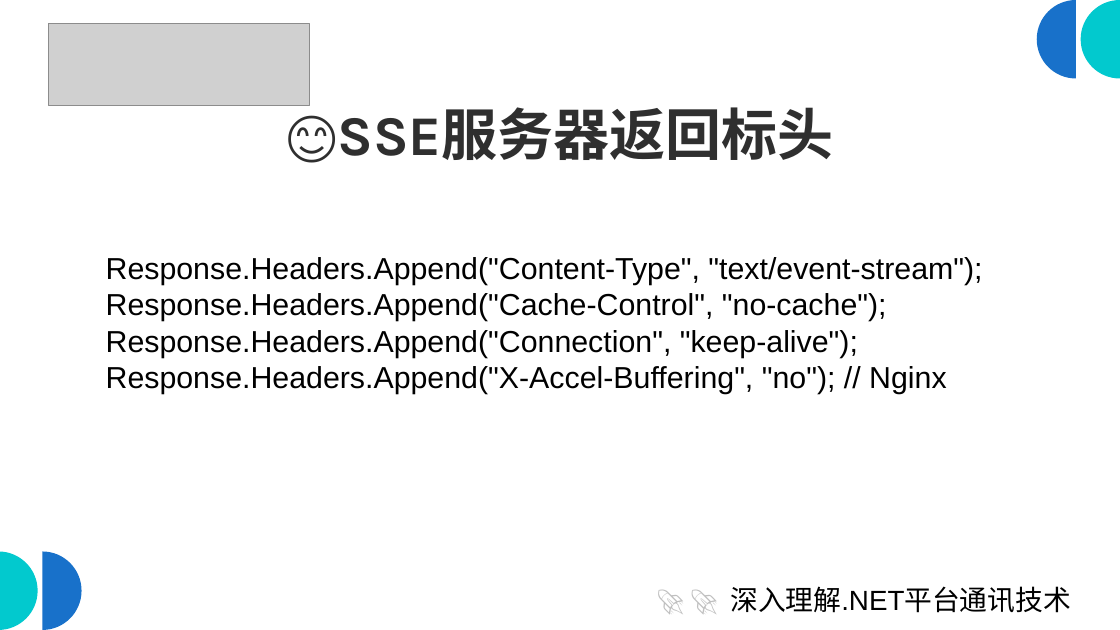
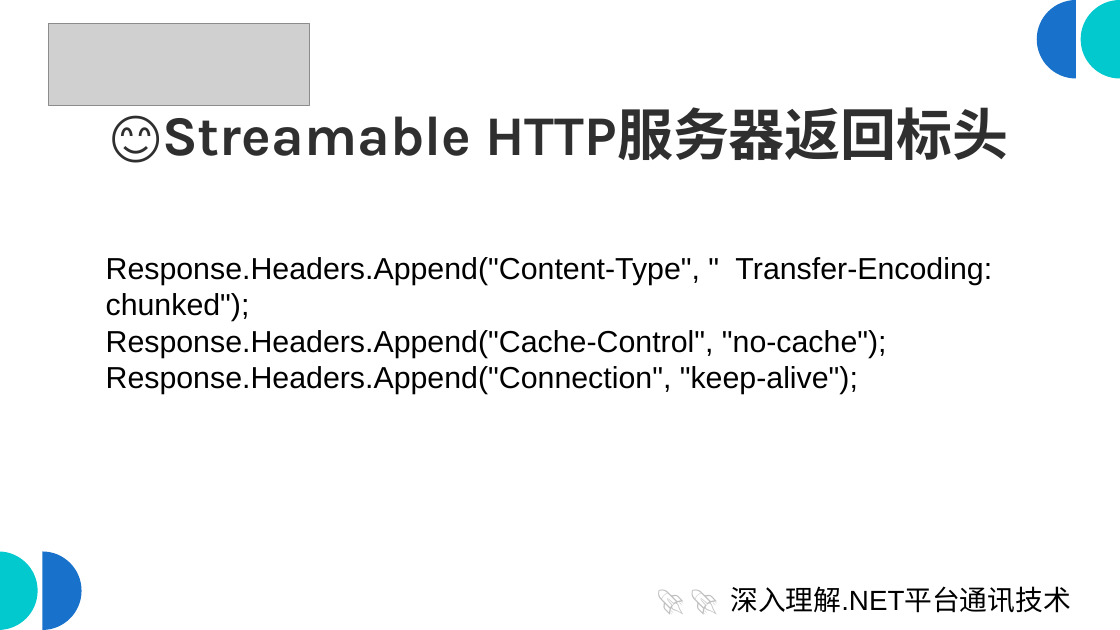
Before and after one commit to scottfly189/dotnet_net_course, a slide deck: slide 9 of src/9.http_streaming/http_streaming.odp. Drawn at 1120x630 pixels with LibreOffice and Linux fonts; fonts in the diff are those of the drawing; grey boxes stand for pictures. Boxes give left, top, right and bottom in pixels: in the first picture for what was removed or moved away, otherwise in the second. Text is boxed around its words. In the diff, an @@ line names an element or a change of style, - is before the commit and + after.

```diff
--- a/src/9.http_streaming/http_streaming.odp
+++ b/src/9.http_streaming/http_streaming.odp
@@ title at [162,105,471,156]: text changed @@
-😊SSE服务器返回标头
+😊Streamable HTTP服务器返回标头
@@ text at [106,257,992,322]: text changed @@
-Response.Headers.Append("Content-Type", "text/event-stream");
+Response.Headers.Append("Content-Type", " Transfer-Encoding: chunked");
@@ text at [106,366,947,394]: paragraph removed @@
-Response.Headers.Append("X-Accel-Buffering", "no"); // Nginx
```
Also in this commit, not shown: 3 other slides changed, 3 slides added, 5 slides removed, 1 other file.
